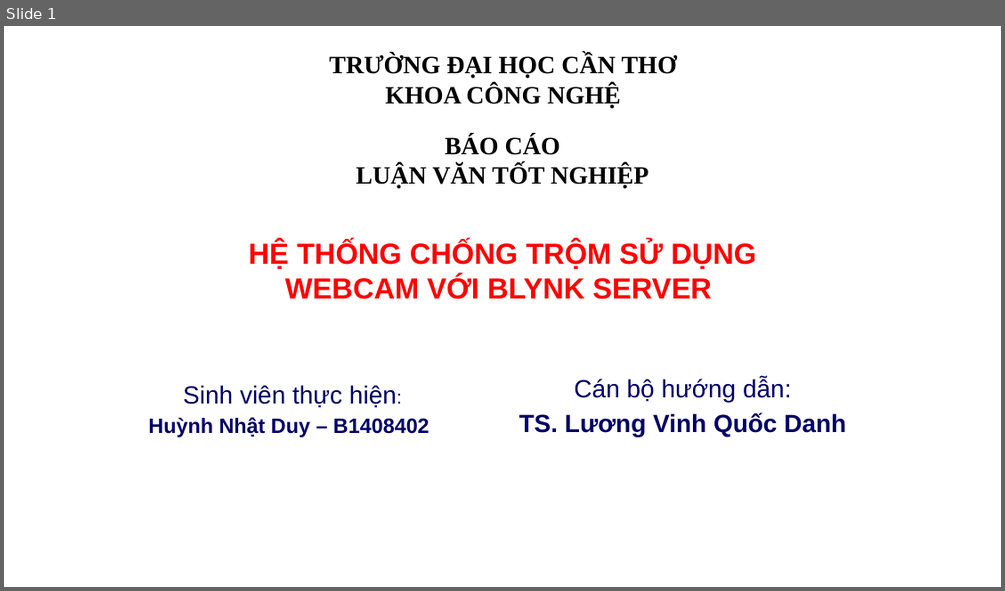
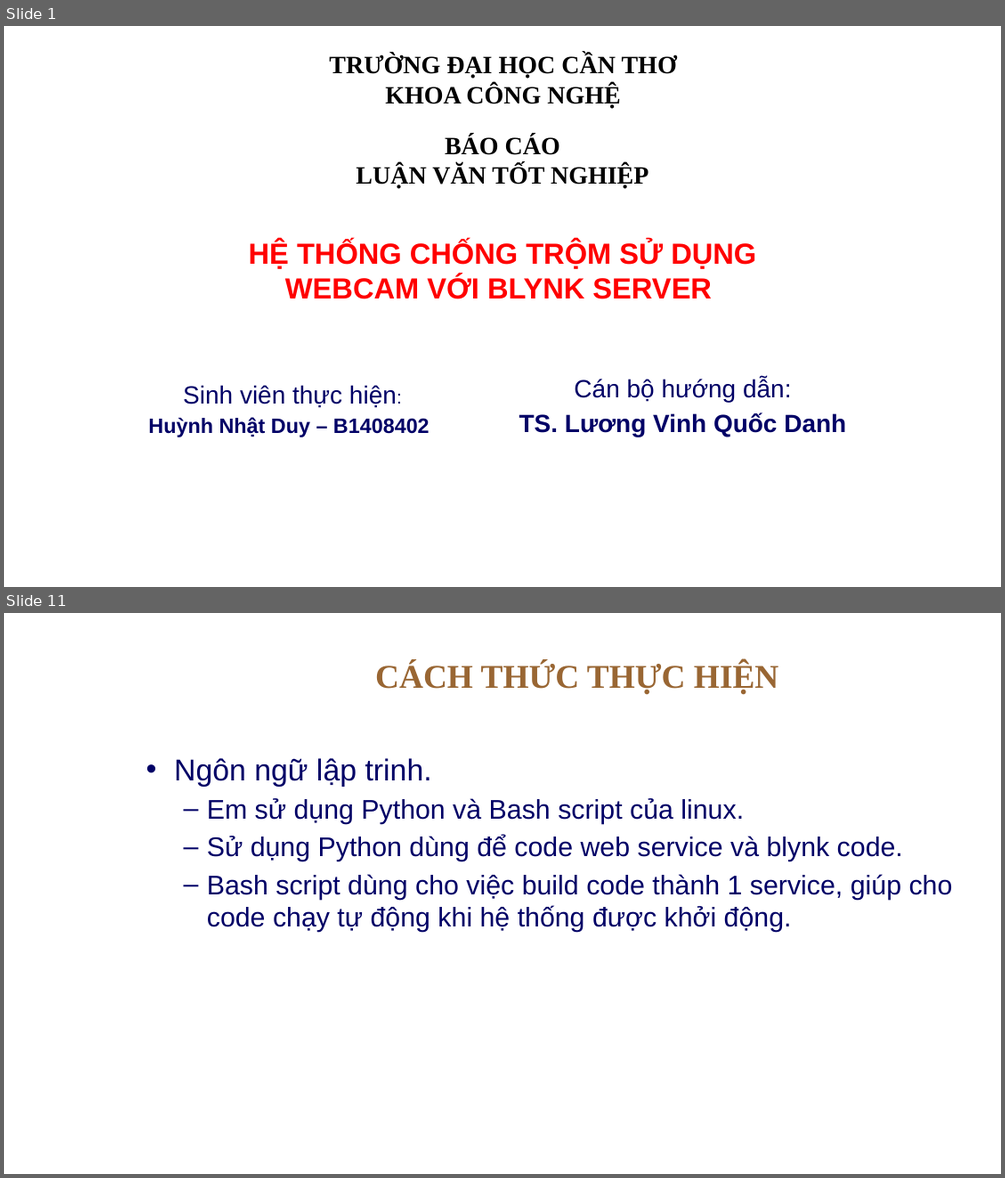
Before and after one commit to nhatduyEE/Master, a slide deck: BaoCao/baoCao.pptx. Shown one above the other, each under a label of ours: slide 1 before the commit, slides 1 and 11 after it; the slides between them are not shown. The pictures are 1005x591 and 1005x1178 pixels, drawn with LibreOffice and Linux fonts; fonts in the diff are those of the drawing; background and template pictures are left out. Boxes give left, top, right and bottom in pixels: in the first picture for what was removed or moved away, otherwise in the second. Text is boxed around its words. In the diff, an @@ line names an element or a change of style, - is before the commit and + after.

```diff
--- a/BaoCao/baoCao.pptx
+++ b/BaoCao/baoCao.pptx
@@ slide 11 added at [4, 613, 1001, 1174], background picture (left out) @@
@@ title added at [375, 662, 778, 694], 32 pt, text #996633, bold @@
+CÁCH THỨC THỰC HIỆN
@@ text added at [174, 758, 953, 932], 26 pt, text #000066 @@
+• Ngôn ngữ lập trinh.
+  – Em sử dụng Python và Bash script của linux.
+  – Sử dụng Python dùng để code web service và blynk code.
+  – Bash script dùng cho việc build code thành 1 service, giúp cho code chạy tự động khi hệ thống được khởi động.
```
Also in this commit, not shown: 5 slides changed, 11 other slides added, 7 other files.
